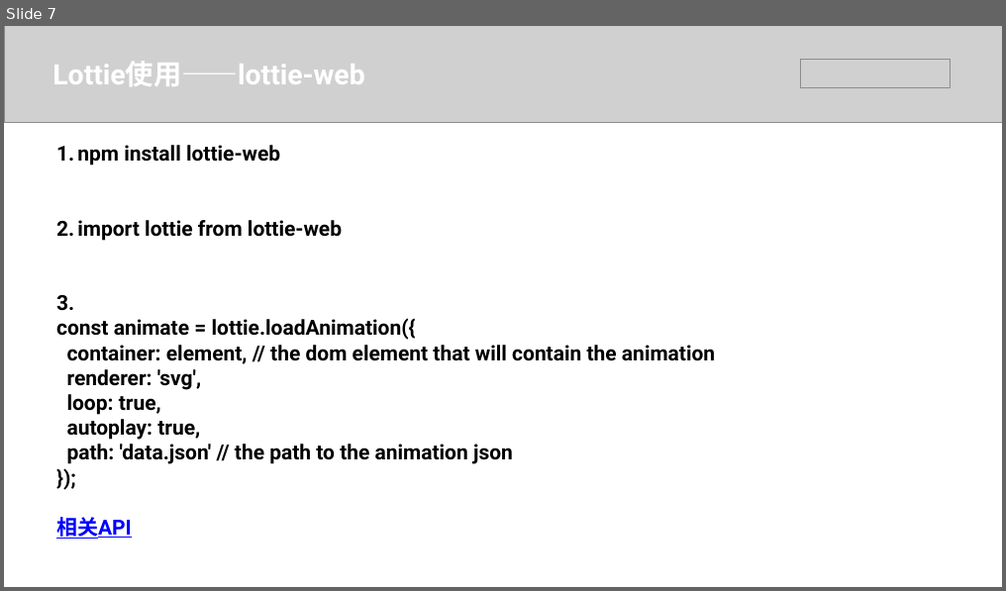
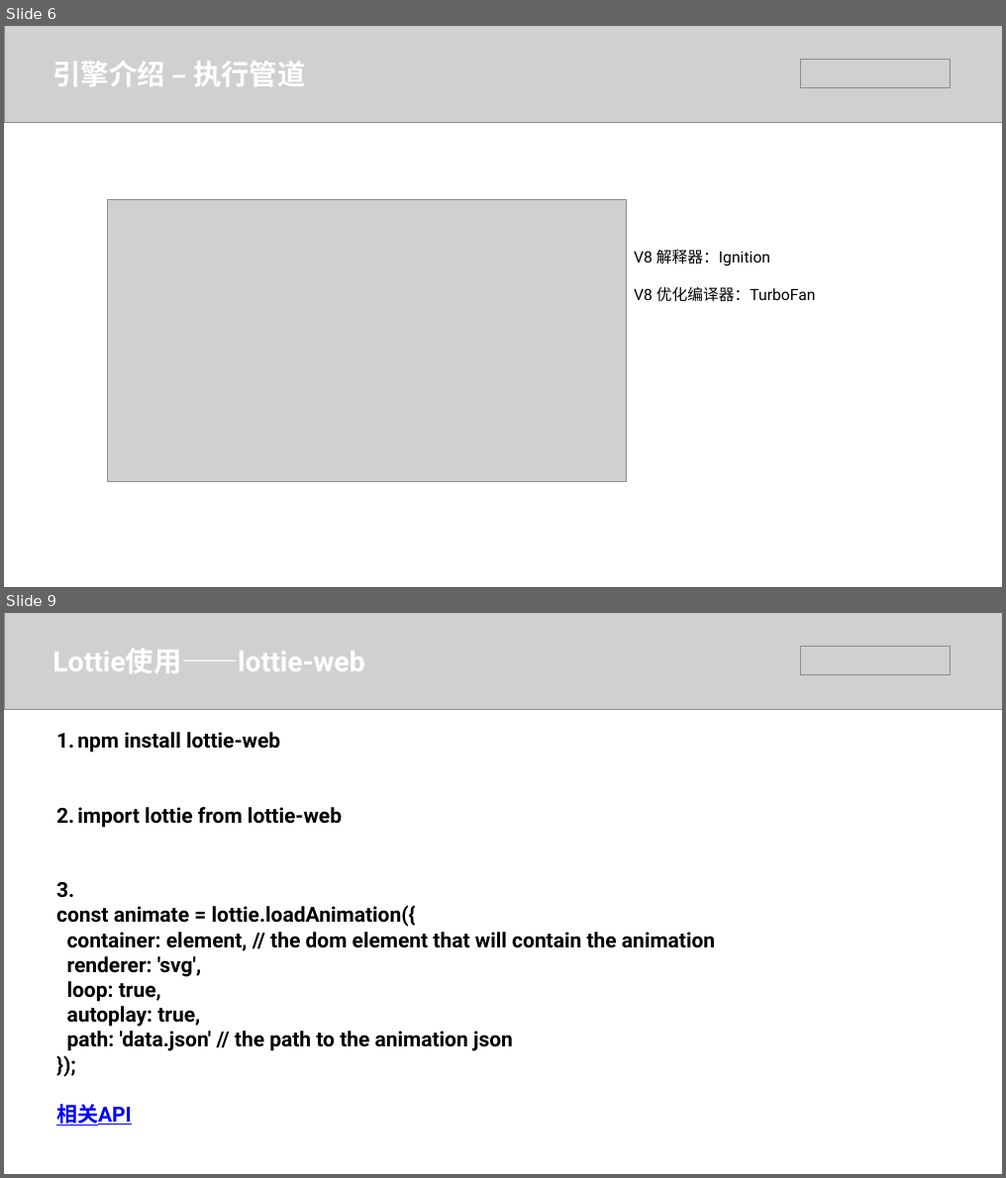
Before and after one commit to hjl19911127/js-performance, a slide deck: 漫谈JS性能.pptx. Shown one above the other, each under a label of ours: slide 7 before the commit, slides 6 and 9 after it; the slides between them are not shown. The pictures are 1006x591 and 1006x1178 pixels, drawn with LibreOffice and Linux fonts; fonts in the diff are those of the drawing; grey boxes stand for pictures. Boxes give left, top, right and bottom in pixels: in the first picture for what was removed or moved away, otherwise in the second. Text is boxed around its words. In the diff, an @@ line names an element or a change of style, - is before the commit and + after.

```diff
--- a/漫谈JS性能.pptx
+++ b/漫谈JS性能.pptx
@@ slide 6 added at <box>4,26,1002,587</box>, background #FFFFFF @@
@@ picture added at <box>4,26,1002,122</box> @@
@@ text added at <box>53,61,305,86</box>, 54 pt, text #FFFFFF, bold @@
+引擎介绍 – 执行管道
@@ picture added at <box>800,60,949,87</box> @@
@@ picture added at <box>108,199,626,481</box> @@
@@ text added at <box>634,250,816,302</box>, 30 pt, text #000000 @@
+V8 解释器：Ignition
+V8 优化编译器：TurboFan
@@ what was slide 7 is now slide 9 @@
```
Also in this commit, not shown: 5 slides changed, 3 other slides added, 2 slides removed, 3 other files.
